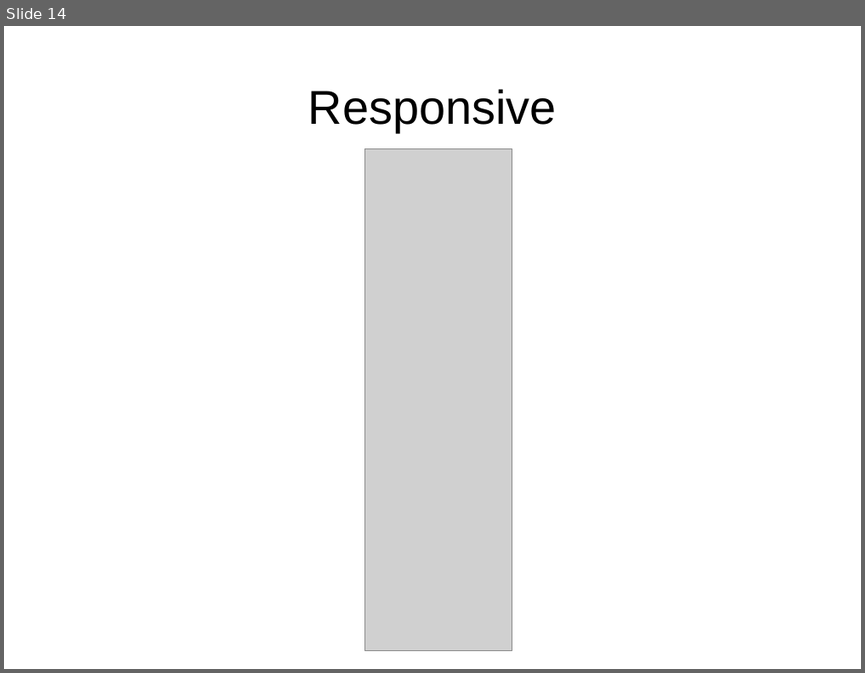
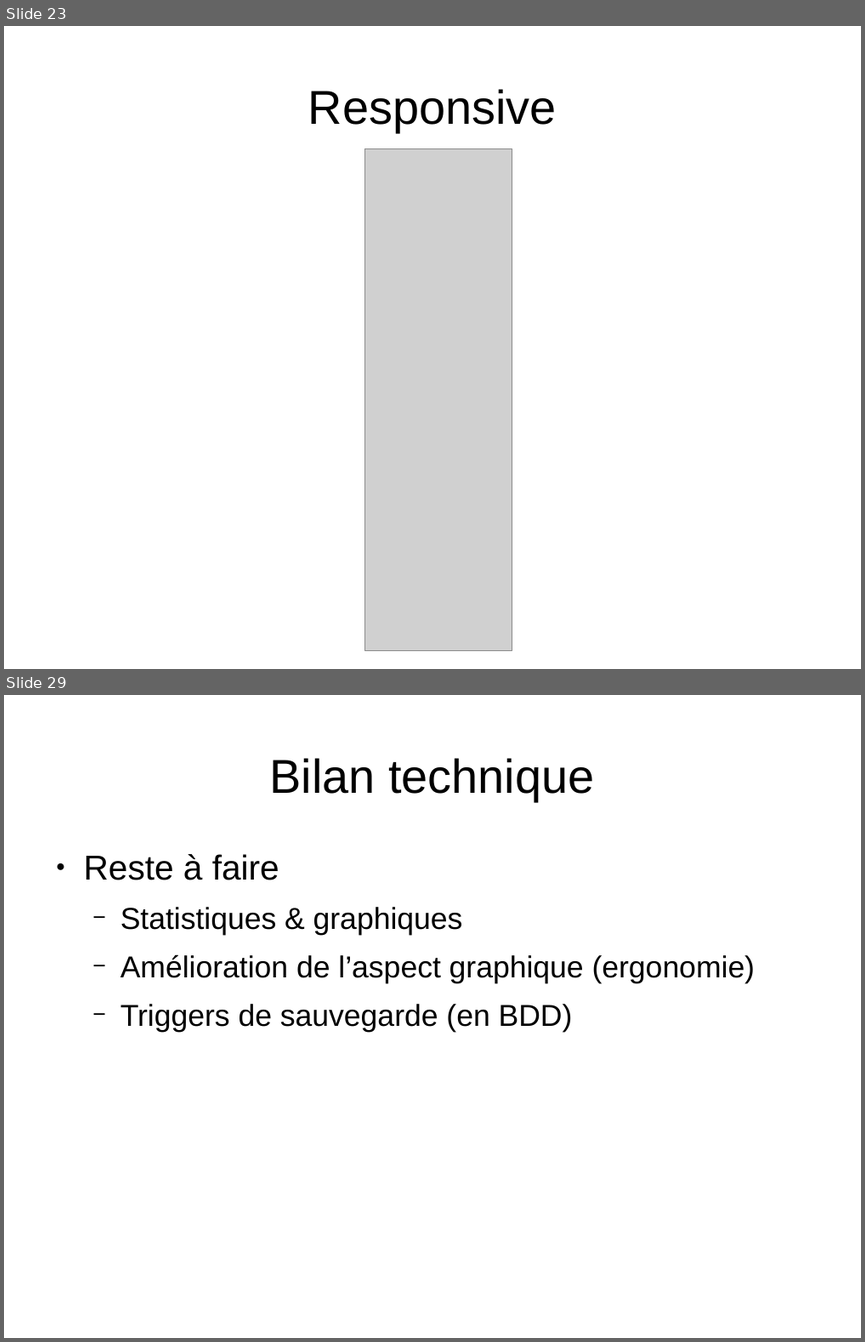
Before and after one commit to YohannBethoule/AnnuaireCollaboratif, a slide deck: doc/diapo_finale.odp. Shown one above the other, each under a label of ours: slide 14 before the commit, slides 23 and 29 after it; the slides between them are not shown. The pictures are 865x673 and 865x1342 pixels, drawn with LibreOffice and Linux fonts; fonts in the diff are those of the drawing; grey boxes stand for pictures. Boxes give left, top, right and bottom in pixels: in the first picture for what was removed or moved away, otherwise in the second. Text is boxed around its words. In the diff, an @@ line names an element or a change of style, - is before the commit and + after.

Commit message:
ajout partie bdd & gantt & bilan technique au diapo final de l'oral

```diff
--- a/doc/diapo_finale.odp
+++ b/doc/diapo_finale.odp
@@ slide 29 added at [4,695,861,1338], background #FFFFFF @@
@@ title added at [270,758,594,801], 44 pt, text #000000 @@
+Bilan technique
@@ text added at [84,854,755,1032], 28 pt, text #000000 @@
+● Reste à faire
+  − Statistiques & graphiques
+  − Amélioration de l’aspect graphique (ergonomie)
+  − Triggers de sauvegarde (en BDD)
@@ what was slide 14 is now slide 23 @@
```
Also in this commit, not shown: 14 other slides added, 13 other files.
